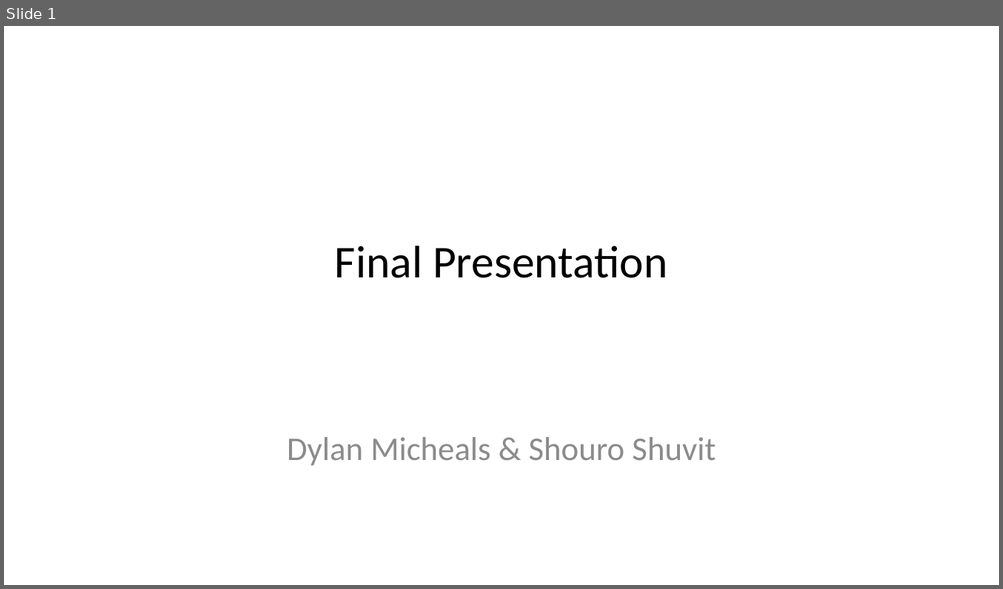
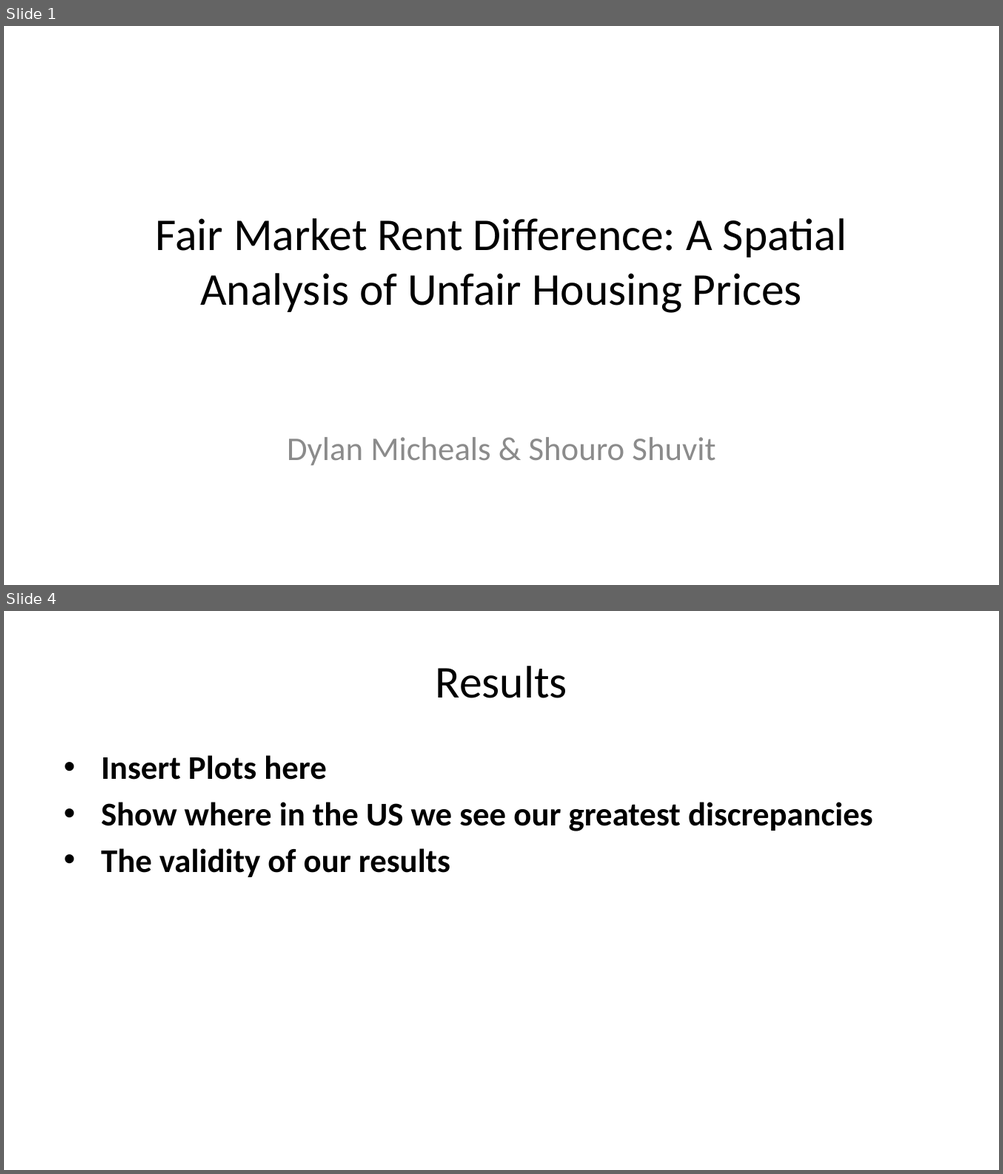
Before and after one commit to dylpickle123780/STAT489_Research_Project, a slide deck: presentation/final-presentation.pptx. Shown one above the other, each under a label of ours: slide 1 before the commit, slides 1 and 4 after it; the slides between them are not shown. The pictures are 1003x589 and 1003x1174 pixels, drawn with LibreOffice and Linux fonts; fonts in the diff are those of the drawing. Boxes give left, top, right and bottom in pixels: in the first picture for what was removed or moved away, otherwise in the second. Text is boxed around its words. In the diff, an @@ line names an element or a change of style, - is before the commit and + after.

```diff
--- a/presentation/final-presentation.pptx
+++ b/presentation/final-presentation.pptx
@@ slide 4 added at box(4, 611, 999, 1170), background #FFFFFF @@
@@ title added at box(435, 666, 567, 698), 33 pt, text #000000 @@
+Results
@@ text added at box(101, 755, 873, 877), 24 pt, text #000000, bold @@
+• Insert Plots here
+• Show where in the US we see our greatest discrepancies
+• The validity of our results
@@ slide 1 changed as well @@
@@ title at box(156, 218, 846, 313): text changed @@
-Final Presentation
+Fair Market Rent Difference: A Spatial Analysis of Unfair Housing Prices
```
Also in this commit, not shown: 4 other slides added, 3 slides removed, 1 other file.
